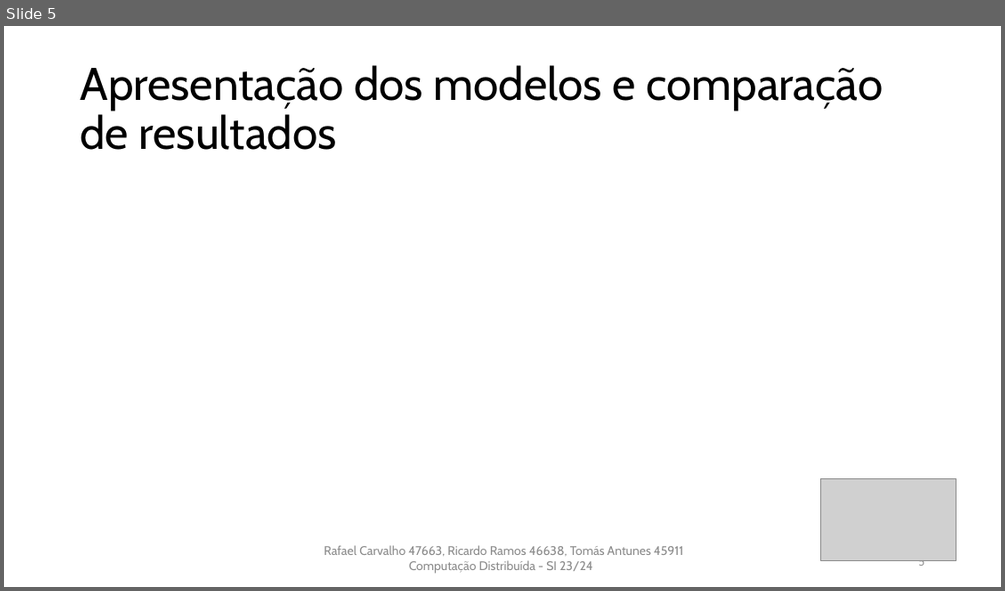
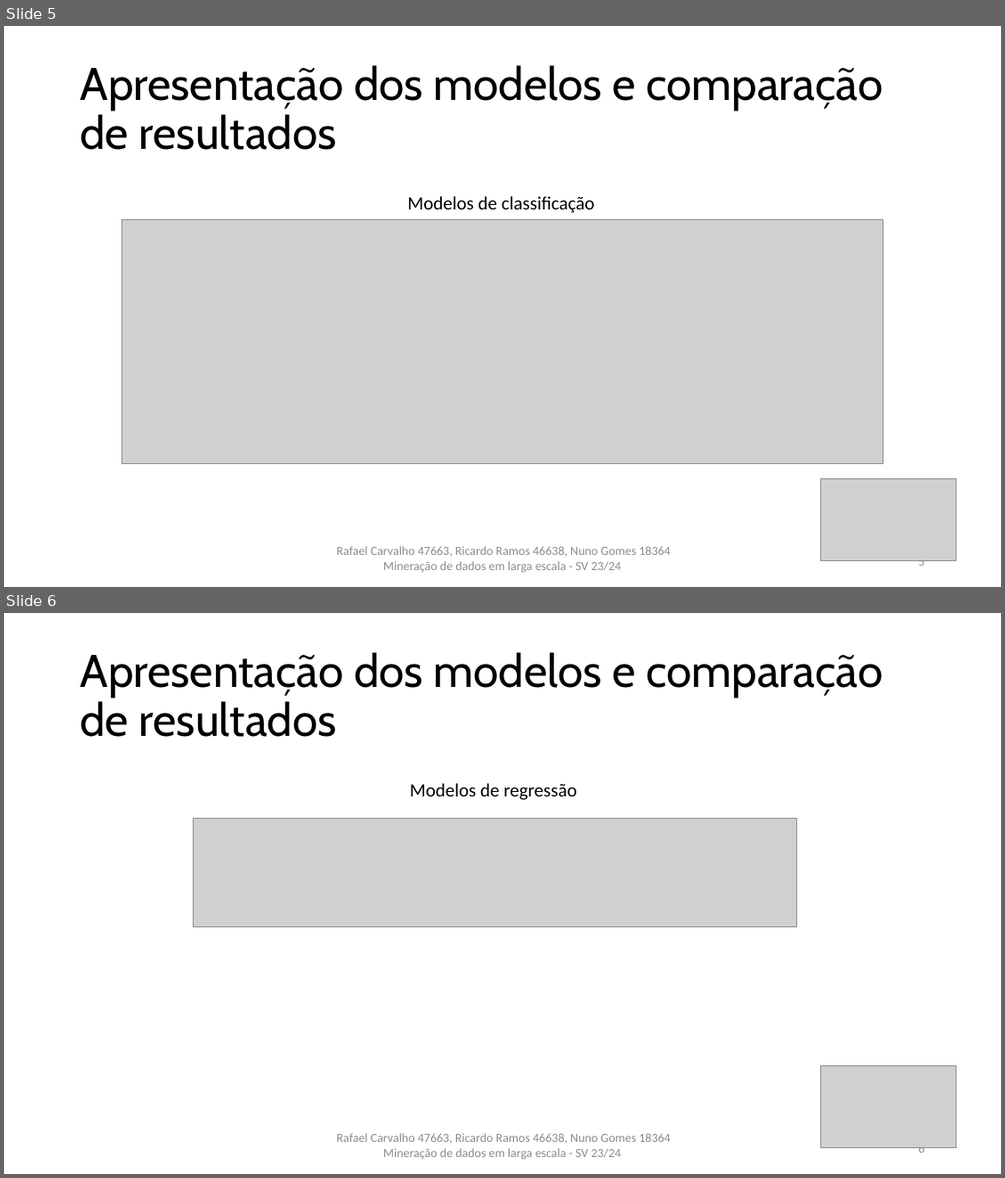
Before and after one commit to rcarvalho16/MDLE-23-24, a slide deck: Trabalho_Pratico/Powerpoint.pptx. Shown one above the other, each under a label of ours: slide 5 before the commit, slides 5 and 6 after it. The pictures are 1005x591 and 1005x1178 pixels, drawn with LibreOffice and Linux fonts; fonts in the diff are those of the drawing; grey boxes stand for pictures. Boxes give left, top, right and bottom in pixels: in the first picture for what was removed or moved away, otherwise in the second. Text is boxed around its words. In the diff, an @@ line names an element or a change of style, - is before the commit and + after.

```diff
--- a/Trabalho_Pratico/Powerpoint.pptx
+++ b/Trabalho_Pratico/Powerpoint.pptx
@@ slide 6 added at (x1=4, y1=613, x2=1001, y2=1174), background #FFFFFF @@
@@ title added at (x1=80, y1=652, x2=882, y2=737), 44 pt, text #000000 @@
+Apresentação dos modelos e comparação de resultados
@@ text added at (x1=410, y1=783, x2=576, y2=800), 18 pt, text #000000 @@
+Modelos de regressão
@@ picture added at (x1=194, y1=819, x2=797, y2=927) @@
@@ picture added at (x1=821, y1=1065, x2=956, y2=1147) @@
@@ text added at (x1=337, y1=1133, x2=670, y2=1159), 12 pt, text #8C8C8C @@
+Rafael Carvalho 47663, Ricardo Ramos 46638, Nuno Gomes 18364 Mineração de dados em larga escala - SV 23/24
@@ page number added at (x1=918, y1=1147, x2=924, y2=1156), 12 pt, text #8C8C8C @@
+6
@@ slide 5 changed as well @@
@@ text added at (x1=407, y1=196, x2=595, y2=213), 18 pt, text #000000 @@
+Modelos de classificação
@@ picture added at (x1=122, y1=220, x2=882, y2=464) @@
@@ text at (x1=337, y1=546, x2=670, y2=572): text changed; font Cabin to Calibri @@
-Rafael Carvalho 47663, Ricardo Ramos 46638, Tomás Antunes 45911 Computação Distribuída - SI 23/24
+Rafael Carvalho 47663, Ricardo Ramos 46638, Nuno Gomes 18364 Mineração de dados em larga escala - SV 23/24
```
Also in this commit, not shown: 5 other slides changed, 2 slides removed.
